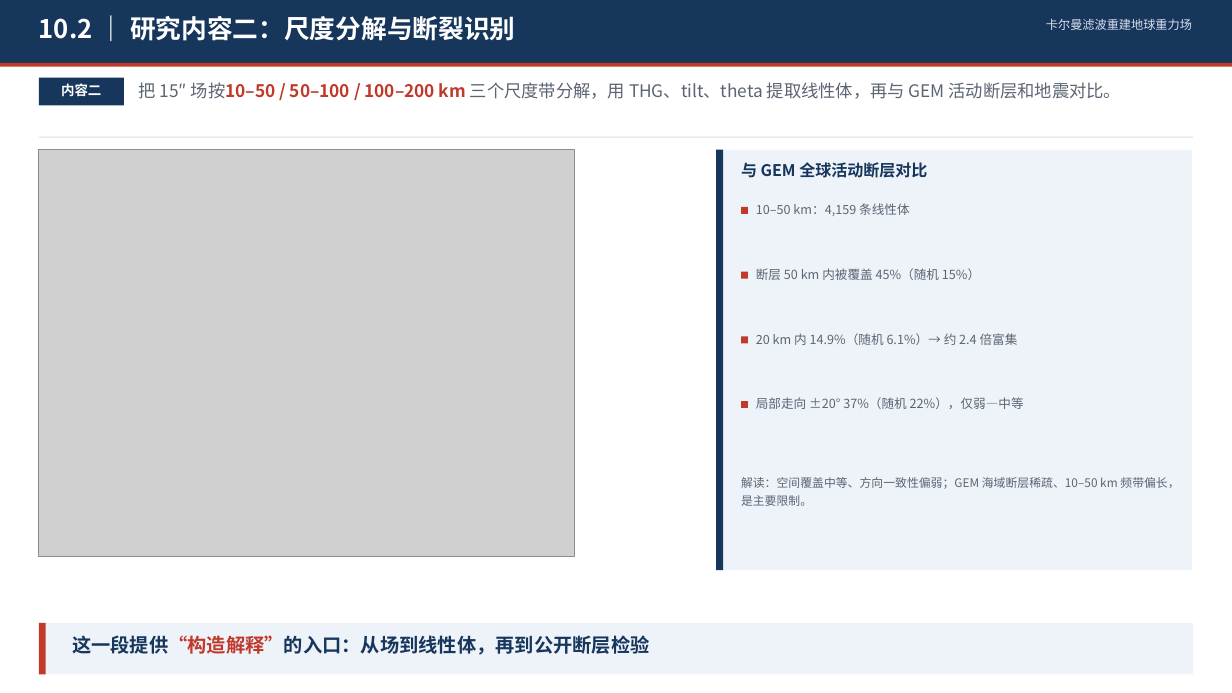
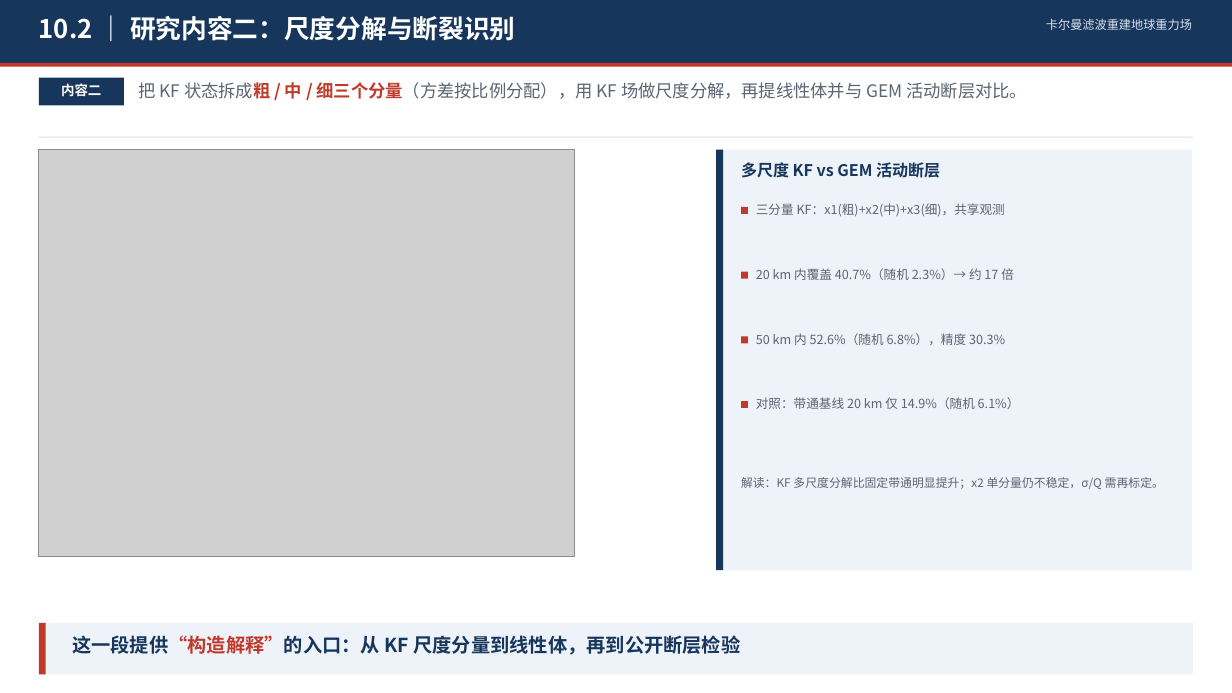
Before and after one commit to shuyunkai/kalman_gravity, a slide deck: slide 2 of ppt/三部分研究内容_三页.pptx. Drawn at 1232x693 pixels with LibreOffice and Linux fonts; fonts in the diff are those of the drawing; grey boxes stand for pictures. Boxes give left, top, right and bottom in pixels: in the first picture for what was removed or moved away, otherwise in the second. Text is boxed around its words. In the diff, an @@ line names an element or a change of style, - is before the commit and + after.

```diff
--- a/ppt/三部分研究内容_三页.pptx
+++ b/ppt/三部分研究内容_三页.pptx
@@ text at (139,82,1027,99): text changed @@
-把 15″ 场按10–50 / 50–100 / 100–200 km 三个尺度带分解，用 THG、tilt、theta 提取线性体，再与 GEM 活动断层和地震对比。
+把 KF 状态拆成粗 / 中 / 细三个分量（方差按比例分配），用 KF 场做尺度分解，再提线性体并与 GEM 活动断层对比。
@@ text at (741,162,940,178): text changed @@
-与 GEM 全球活动断层对比
+多尺度 KF vs GEM 活动断层
@@ text at (756,203,1005,216): text changed @@
-10–50 km：4,159 条线性体
+三分量 KF：x1(粗)+x2(中)+x3(细)，共享观测
@@ text at (756,268,1014,280): text changed @@
-断层 50 km 内被覆盖 45%（随机 15%）
+20 km 内覆盖 40.7%（随机 2.3%）→ 约 17 倍
@@ text at (756,333,1005,345): text changed @@
-20 km 内 14.9%（随机 6.1%）→ 约 2.4 倍富集
+50 km 内 52.6%（随机 6.8%），精度 30.3%
@@ text at (756,397,1020,409): text changed @@
-局部走向 ±20° 37%（随机 22%），仅弱—中等
+对照：带通基线 20 km 仅 14.9%（随机 6.1%）
@@ text at (741,477,1164,489): text changed @@
-解读：空间覆盖中等、方向一致性偏弱；GEM 海域断层稀疏、10–50 km 频带偏长，是主要限制。
+解读：KF 多尺度分解比固定带通明显提升；x2 单分量仍不稳定，σ/Q 需再标定。
@@ text at (72,635,740,655): text changed @@
-这一段提供“构造解释”的入口：从场到线性体，再到公开断层检验
+这一段提供“构造解释”的入口：从 KF 尺度分量到线性体，再到公开断层检验
```
Also in this commit, not shown: 5 other files.
